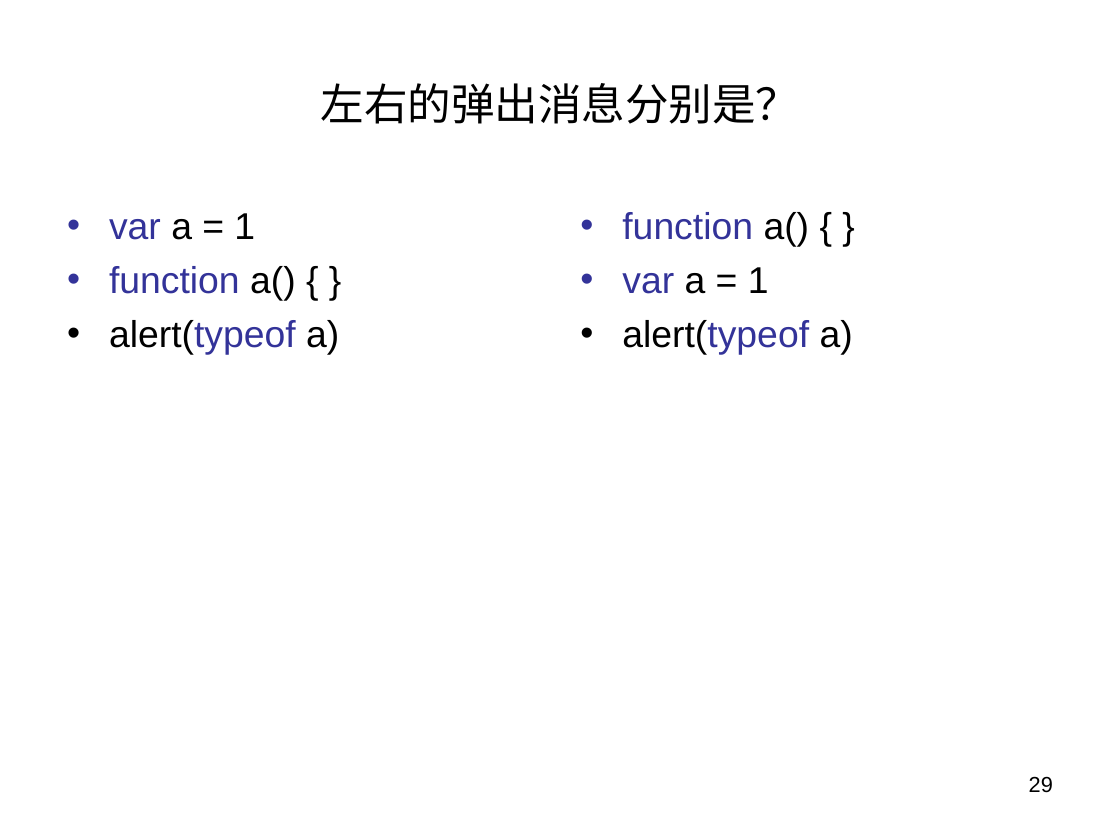
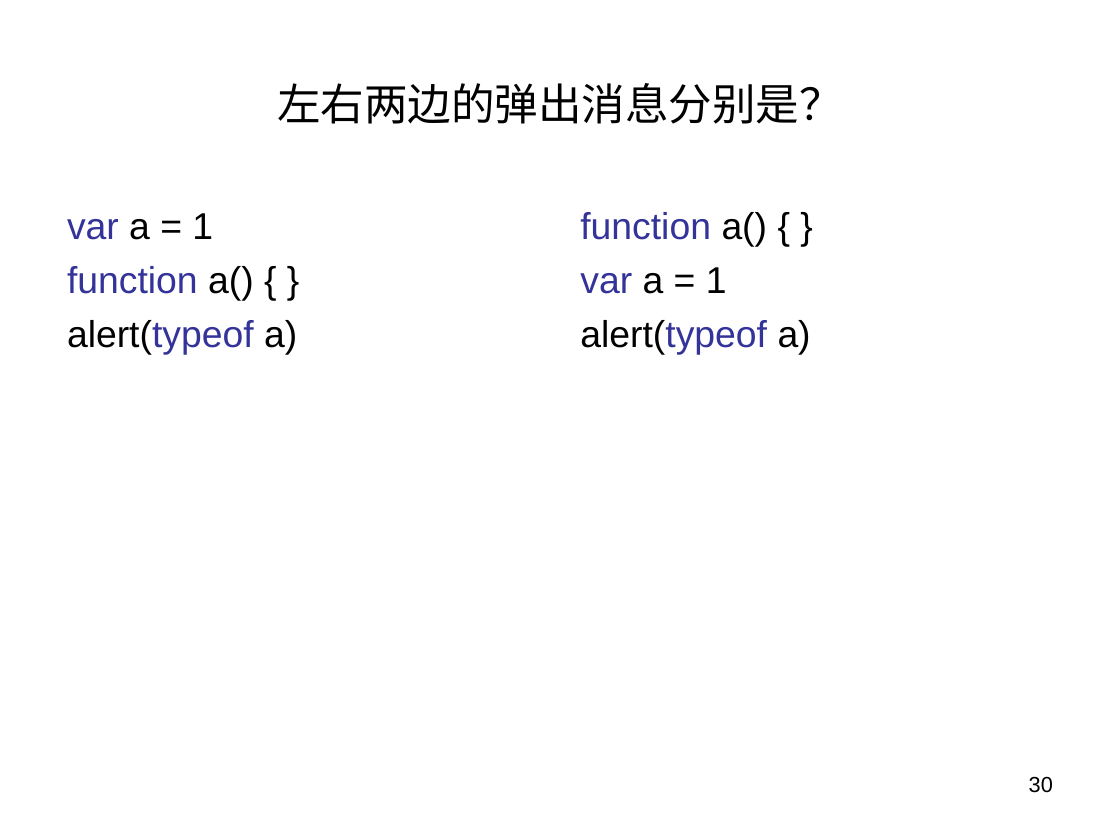
Before and after one commit to panxuepeng/javascript, a slide deck: slide 30 of ppt/第二天课程.ppt (slide 29 before the commit). Drawn at 1120x840 pixels with LibreOffice and Linux fonts; fonts in the diff are those of the drawing. Boxes give left, top, right and bottom in pixels: in the first picture for what was removed or moved away, otherwise in the second. Text is boxed around its words. In the diff, an @@ line names an element or a change of style, - is before the commit and + after.

```diff
--- a/ppt/第二天课程.ppt
+++ b/ppt/第二天课程.ppt
@@ title at [277, 83, 842, 124]: text changed @@
-左右的弹出消息分别是？
+左右两边的弹出消息分别是？
@@ text "var a = 1" at [67, 213, 297, 355]: bullet • to none @@
@@ text "function a() { }" at [580, 212, 811, 355]: bullet • to none @@
@@ page number at [1029, 776, 1053, 793]: text changed @@
-29
+30
```
Also in this commit, not shown: 31 other slides changed, 23 slides added, 5 slides removed, 8 other files.
